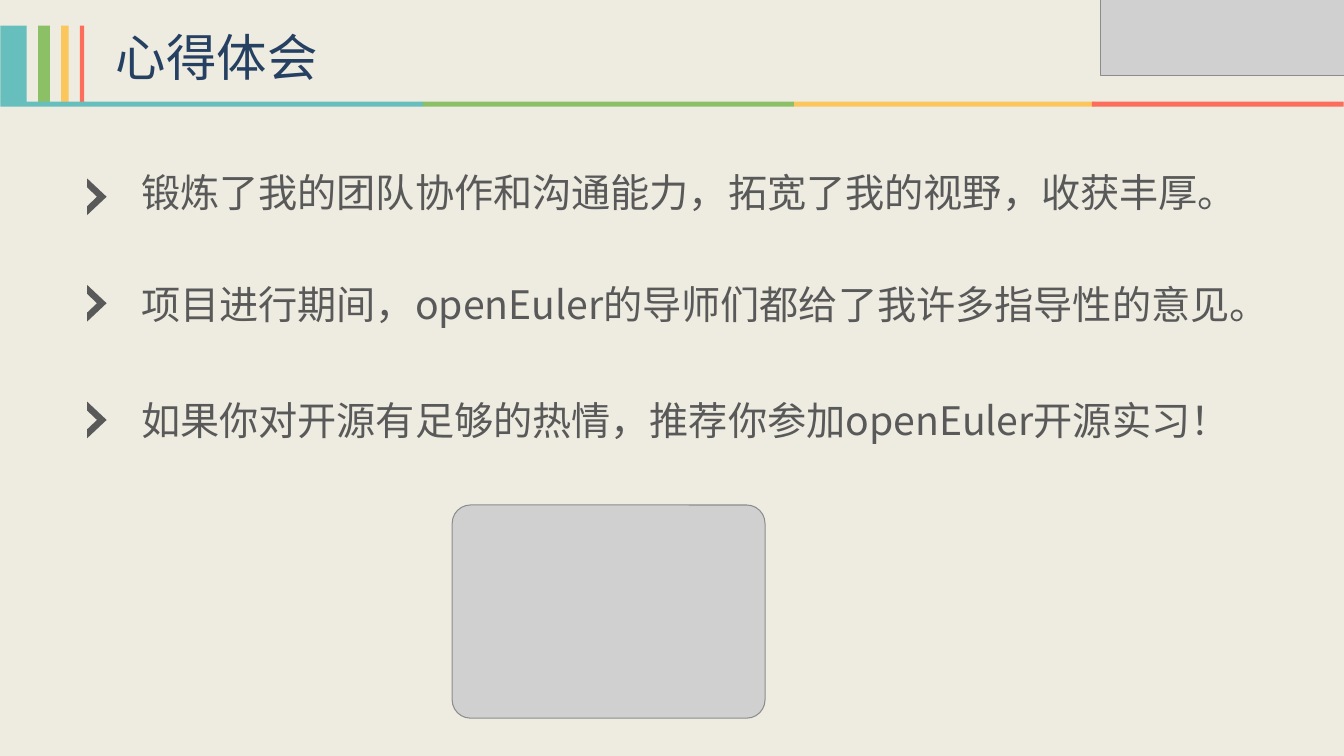
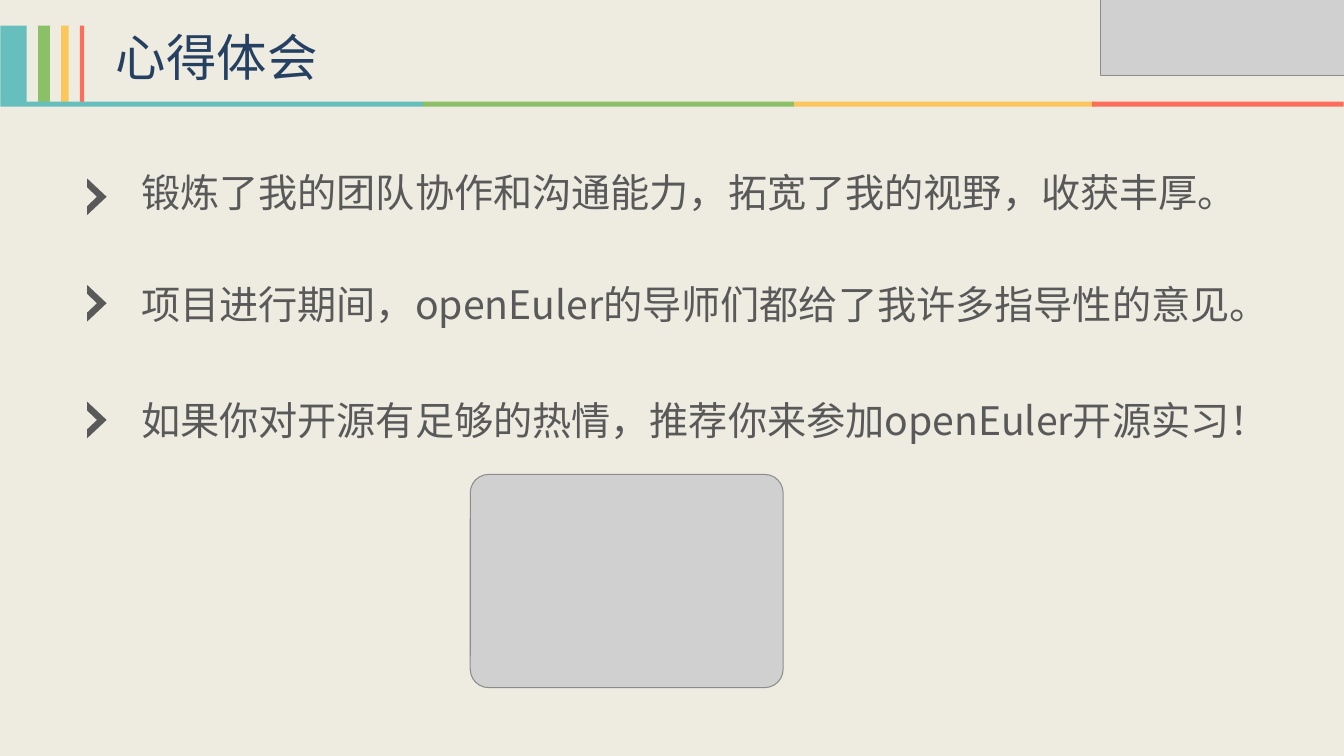
Before and after one commit to HollowMan6/My-openEuler-Open-Source-Internship, a slide deck: slide 9 of openEuler开源实习.pptx. Drawn at 1344x756 pixels with LibreOffice and Linux fonts; fonts in the diff are those of the drawing; grey boxes stand for pictures. Boxes give left, top, right and bottom in pixels: in the first picture for what was removed or moved away, otherwise in the second. Text is boxed around its words. In the diff, an @@ line names an element or a change of style, - is before the commit and + after.

```diff
--- a/openEuler开源实习.pptx
+++ b/openEuler开源实习.pptx
@@ text at [141,402,1269,444]: text changed @@
-如果你对开源有足够的热情，推荐你参加openEuler开源实习！
+如果你对开源有足够的热情，推荐你来参加openEuler开源实习！
@@ picture: place and size @@
-picture at [452,505,765,717]
+picture at [471,475,783,687]
```
Also in this commit, not shown: 6 other slides changed, 1 other file.
